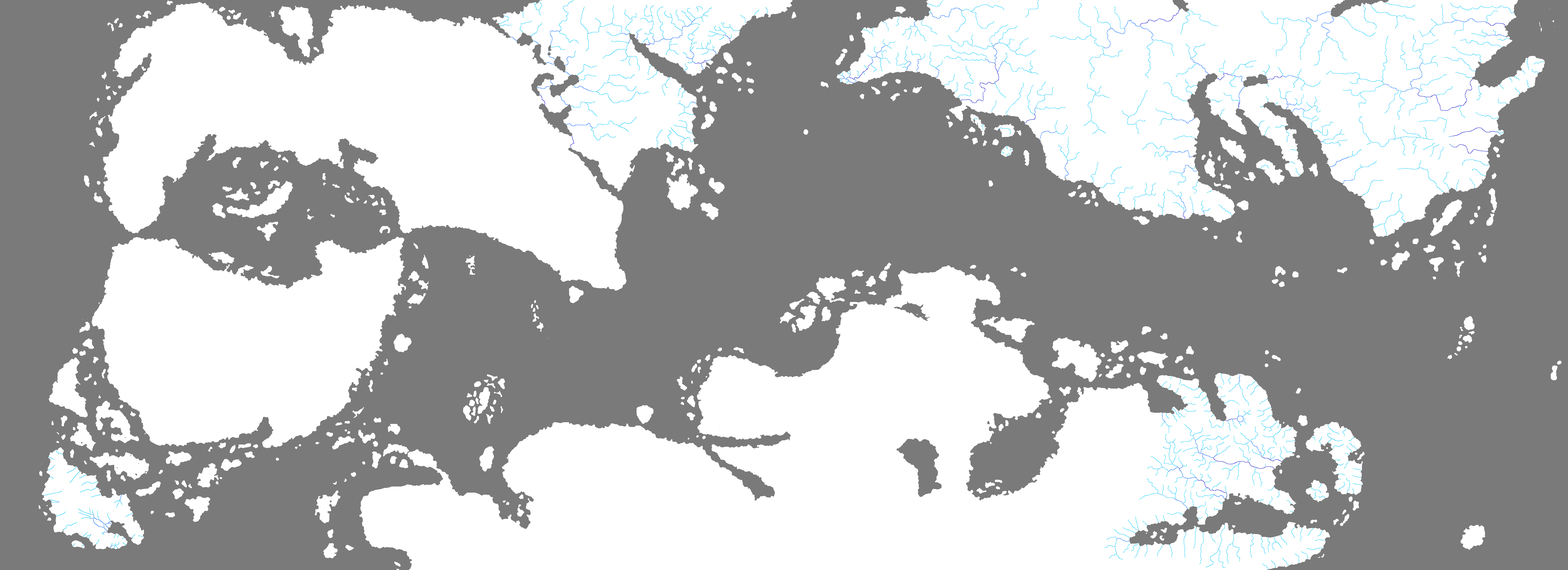
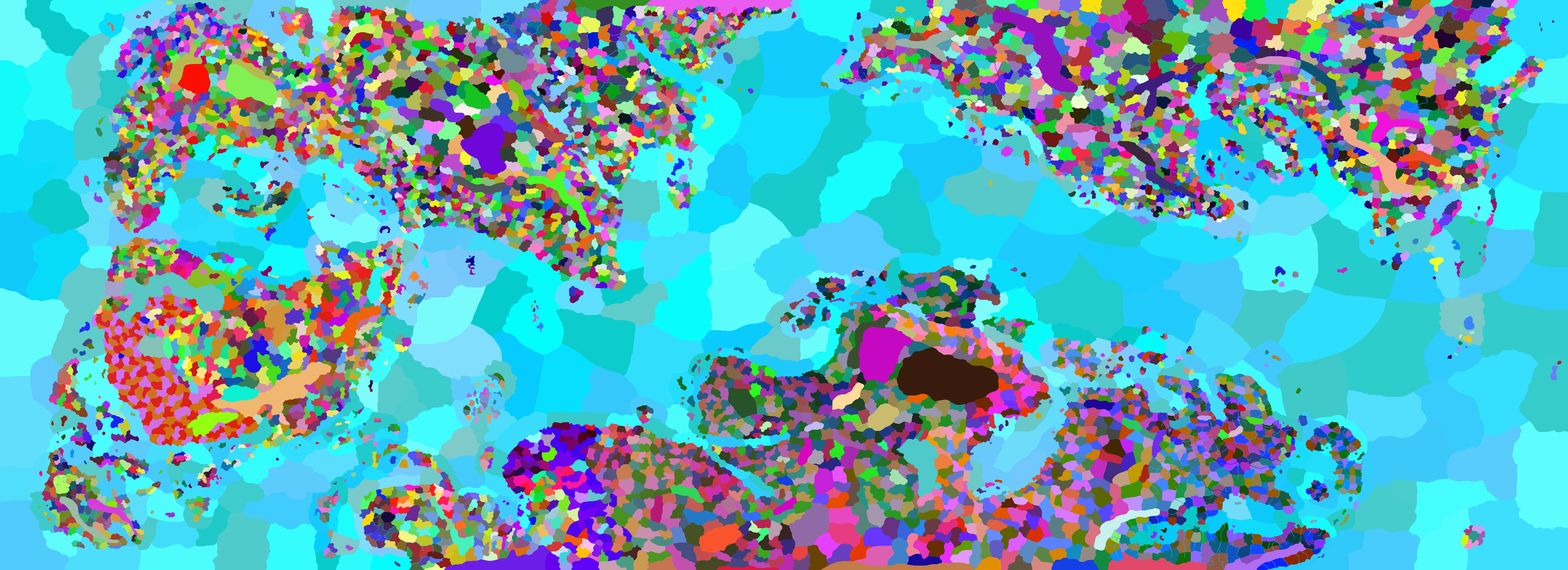
Layered file, before and after one edit (w=1568, h=570). Changes by layer:
painted on "River" over <box>43,374,454,565</box>
hid "heightmap", painted on it over <box>0,0,1568,570</box>
